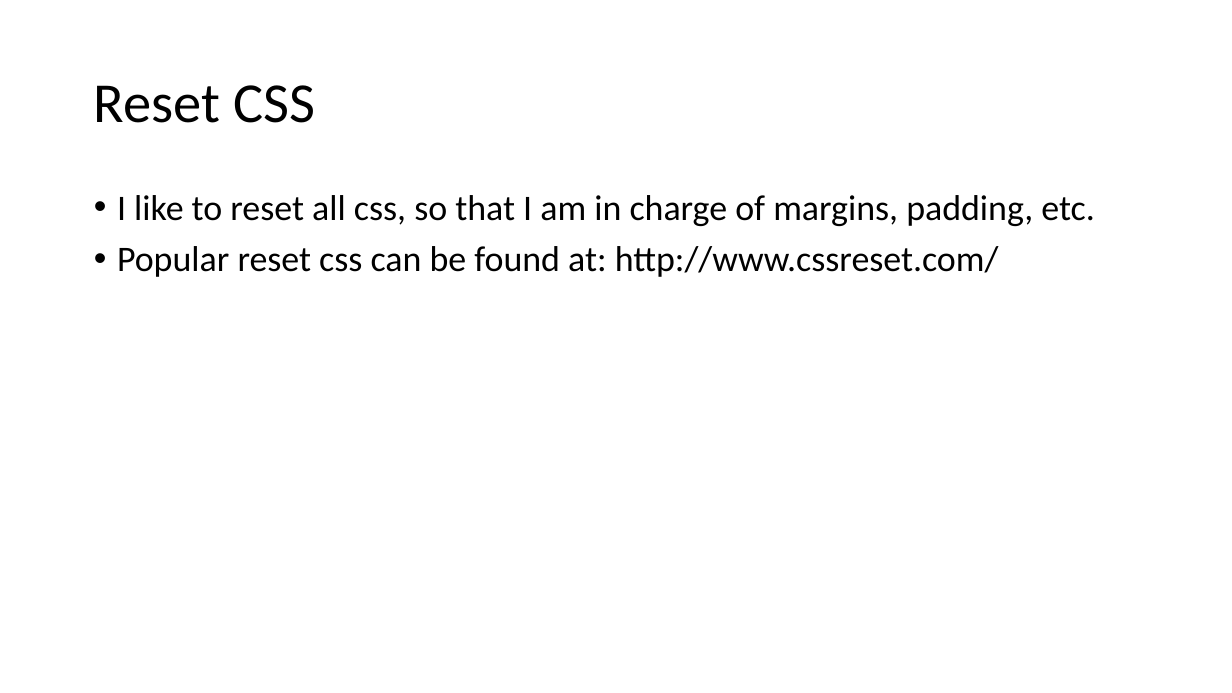
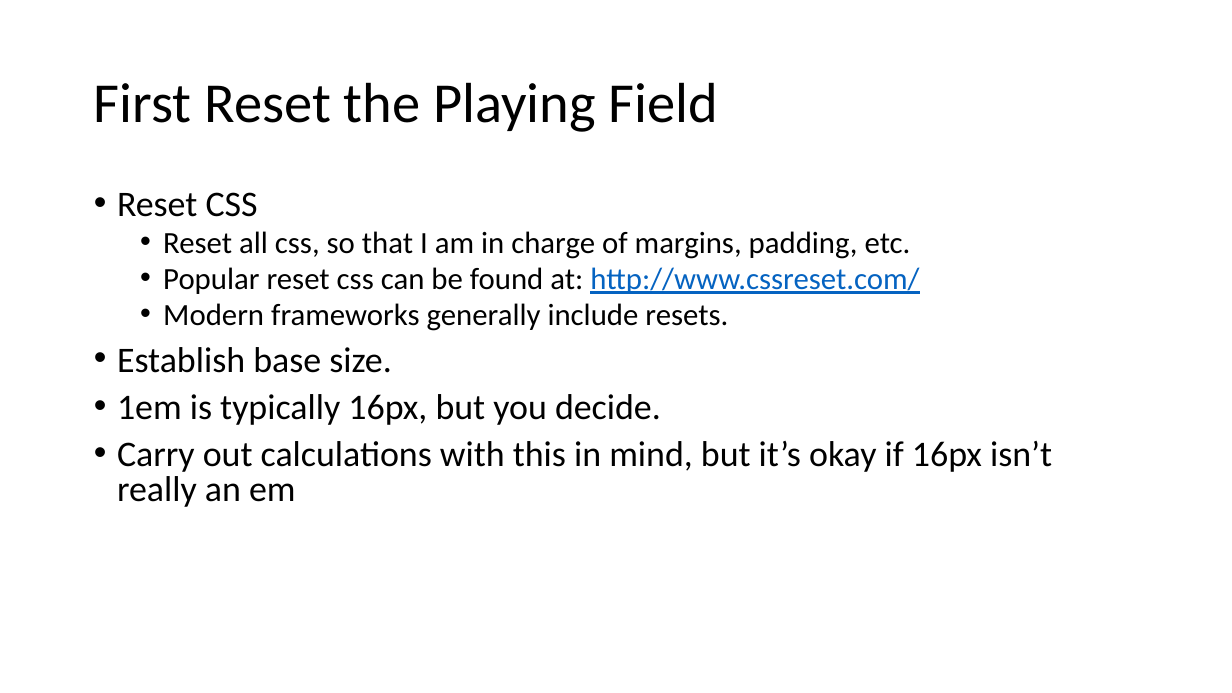
Before and after one commit to mlybrand/ResponsiveWebDesign, a slide deck: slide 7 of presentation/ResponsiveWebDesign.pptx (slide 2 before the commit). Drawn at 1232x693 pixels with LibreOffice and Linux fonts; fonts in the diff are those of the drawing. Boxes give left, top, right and bottom in pixels: in the first picture for what was removed or moved away, otherwise in the second. Text is boxed around its words. In the diff, an @@ line names an element or a change of style, - is before the commit and + after.

Commit message:
added more slides

```diff
--- a/presentation/ResponsiveWebDesign.pptx
+++ b/presentation/ResponsiveWebDesign.pptx
@@ title at bbox=[94, 82, 718, 132]: text changed @@
-Reset CSS
+First Reset the Playing Field
@@ text at bbox=[117, 192, 911, 259]: text changed; size 28 to 24 pt @@
-• I like to reset all css, so that I am in charge of margins, padding, etc.
+• Reset CSS
+  • Reset all css, so that I am in charge of margins, padding, etc.
@@ text at bbox=[163, 267, 919, 294]: size 28 to 24 pt in "Popular reset css can be found at: ..."; text colour #000000 to #0563C1, underline on in "http://www.cssreset.com/"; list level 1 to 2 in "Popular reset css can be ..."; line spacing 0.9 to 0.8 @@
@@ text at bbox=[117, 303, 1052, 507]: paragraphs added @@
+  • Modern frameworks generally include resets.
+• Establish base size.
+• 1em is typically 16px, but you decide.
+• Carry out calculations with this in mind, but it’s okay if 16px isn’t really an em
```
Also in this commit, not shown: 10 slides added.
